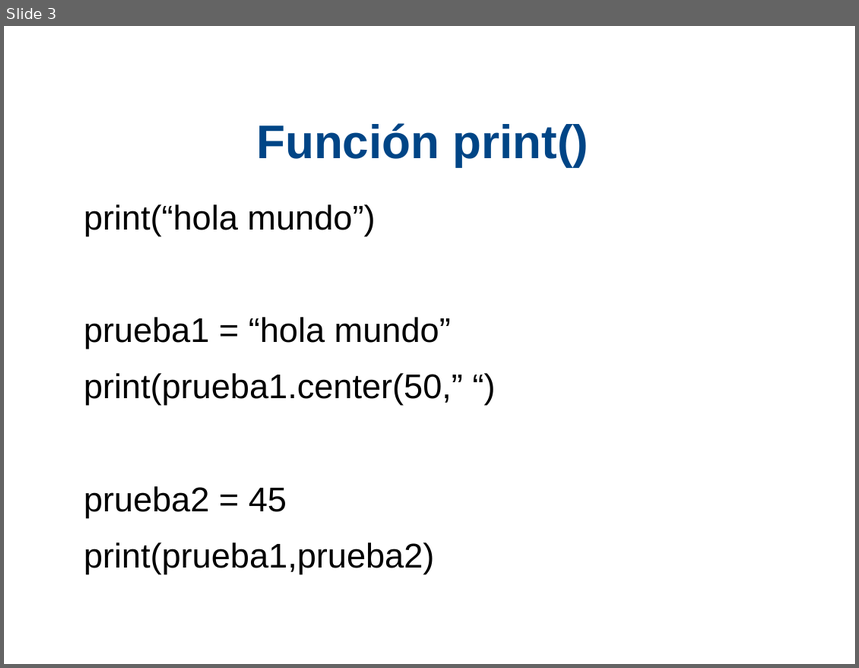
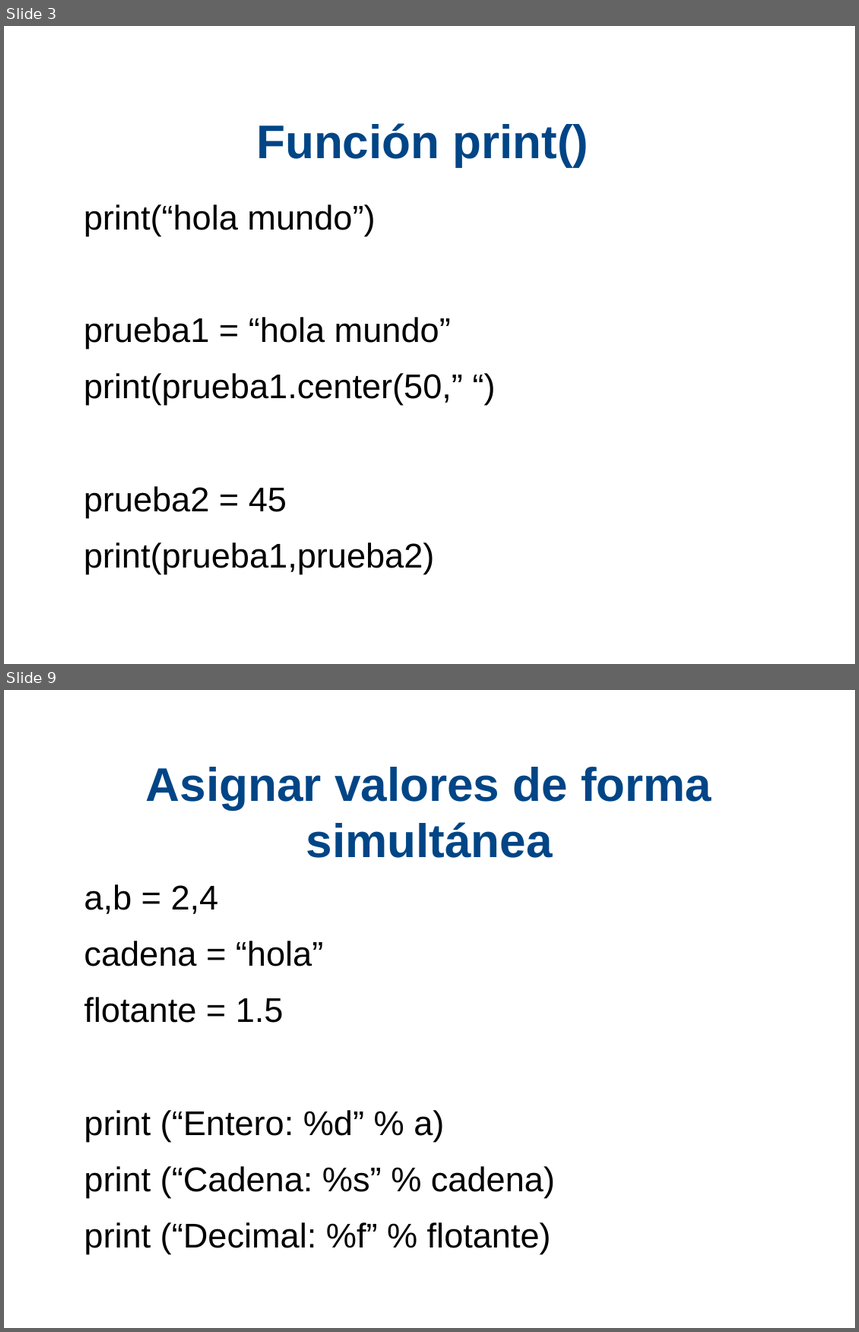
Before and after one commit to xDavidPM/Taller-Python, a slide deck: Python diapositiva.odp. Shown one above the other, each under a label of ours: slide 3 before the commit, slides 3 and 9 after it; the slides between them are not shown. The pictures are 859x668 and 859x1332 pixels, drawn with LibreOffice and Linux fonts; fonts in the diff are those of the drawing; background and template pictures are left out. Boxes give left, top, right and bottom in pixels: in the first picture for what was removed or moved away, otherwise in the second. Text is boxed around its words. In the diff, an @@ line names an element or a change of style, - is before the commit and + after.

```diff
--- a/Python diapositiva.odp
+++ b/Python diapositiva.odp
@@ slide 9 added at [4, 690, 855, 1328], background #FFFFFF @@
@@ title added at [146, 767, 712, 858], 44 pt, text #004586, bold @@
+Asignar valores de forma simultánea
@@ text added at [84, 885, 555, 1255], 32 pt, text #000000 @@
+a,b = 2,4
+cadena = “hola”
+flotante = 1.5
+print (“Entero: %d” % a)
+print (“Cadena: %s” % cadena)
+print (“Decimal: %f” % flotante)
```
Also in this commit, not shown: 2 slides changed, 4 other slides added, 1 other file.
